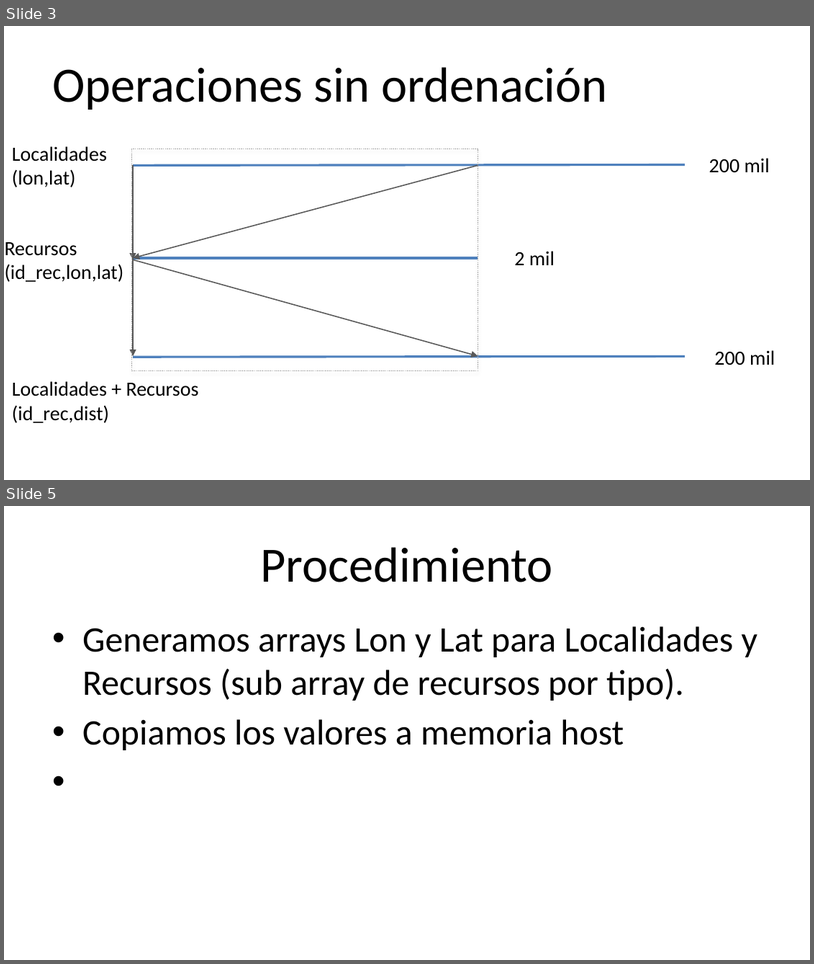
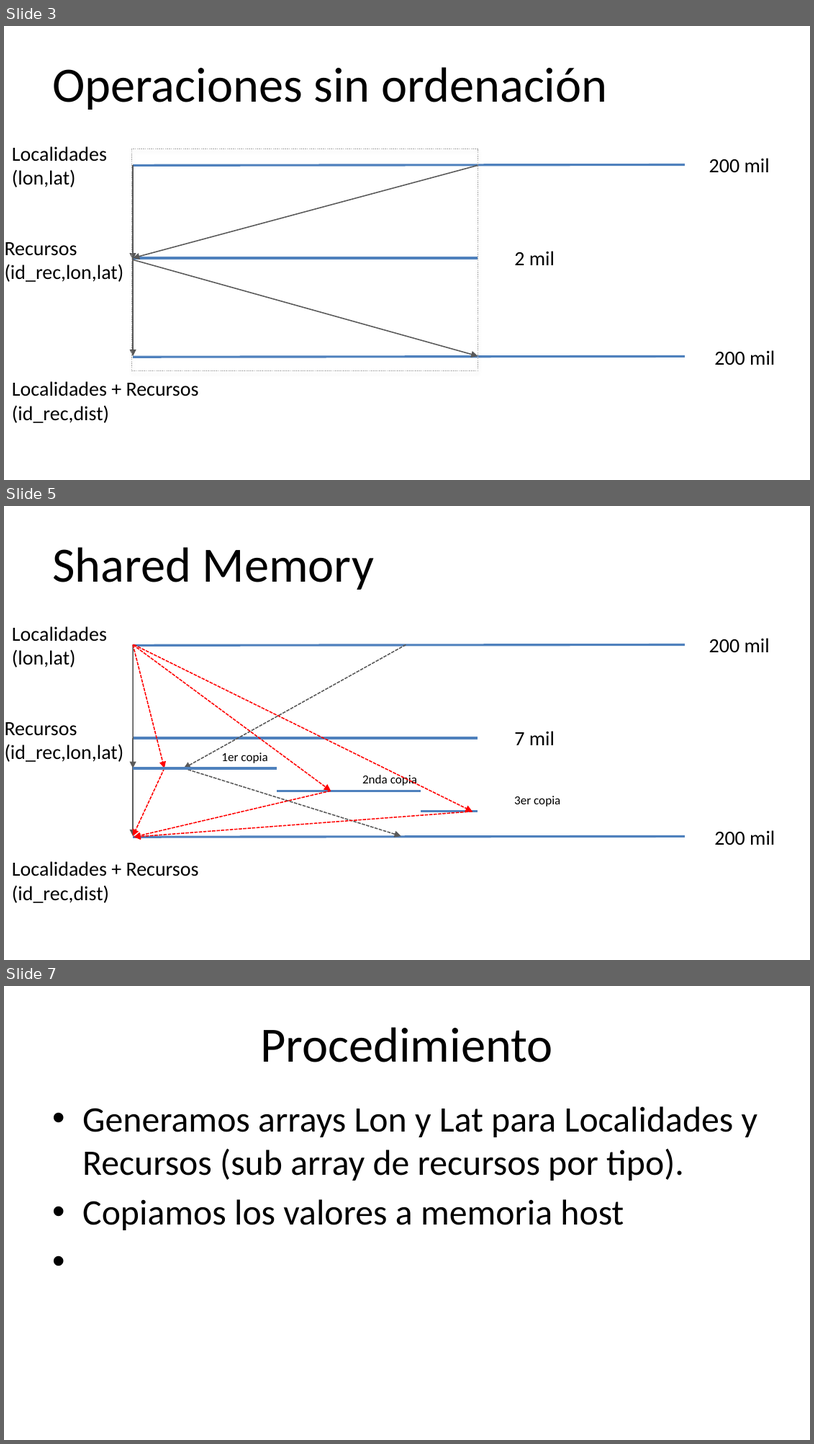
Before and after one commit to alffore/CAC3, a slide deck: docs/ModeloCUDA.pptx. Shown one above the other, each under a label of ours: slides 3 and 5 before the commit, slides 3, 5 and 7 after it; the slides between them are not shown. The pictures are 814x964 and 814x1444 pixels, drawn with LibreOffice and Linux fonts; fonts in the diff are those of the drawing. Boxes give left, top, right and bottom in pixels: in the first picture for what was removed or moved away, otherwise in the second. Text is boxed around its words. In the diff, an @@ line names an element or a change of style, - is before the commit and + after.

Commit message:
Continua depuración: problema de registros
Se agrego un primer esqueleto para empleo de share memory

```diff
--- a/docs/ModeloCUDA.pptx
+++ b/docs/ModeloCUDA.pptx
@@ slide 5 added at bbox=[4, 506, 810, 960], background #FFFFFF @@
@@ title added at bbox=[52, 547, 374, 590], 44 pt, text #000000 @@
+Shared Memory
@@ text added at bbox=[12, 626, 107, 667], 18 pt, text #000000 @@
+Localidades
+(lon,lat)
@@ line added from (133, 646) to (685, 645), #4F81BD 2 pt @@
@@ arrow added from (133, 645) to (133, 768), #595959 1 pt @@
@@ arrow added from (133, 645) to (165, 768), #FF0000 1 pt dashed @@
@@ arrow added from (133, 645) to (331, 790), #FF0000 1 pt dashed @@
@@ arrow added from (134, 645) to (473, 811), #FF0000 1 pt dashed @@
@@ arrow added from (406, 645) to (184, 768), #595959 1 pt dashed @@
@@ text added at bbox=[710, 638, 770, 652], 18 pt, text #000000 @@
+200 mil
@@ text added at bbox=[5, 722, 124, 762], 18 pt, text #000000 @@
+Recursos
+(id_rec,lon,lat)
@@ line added from (133, 739) to (478, 739), #4F81BD 2 pt @@
@@ arrow added from (133, 739) to (133, 836), #595959 1 pt @@
@@ text added at bbox=[514, 731, 555, 745], 18 pt, text #000000 @@
+7 mil
@@ text added at bbox=[221, 752, 268, 763], 11 pt, text #000000 @@
+1er copia
@@ arrow added from (165, 768) to (133, 836), #FF0000 1 pt dashed @@
@@ line added from (133, 768) to (277, 768), #4F81BD 2 pt @@
@@ arrow added from (184, 768) to (401, 836), #595959 1 pt dashed @@
@@ text added at bbox=[363, 774, 417, 785], 11 pt, text #000000 @@
+2nda copia
@@ arrow added from (331, 790) to (134, 836), #FF0000 1 pt dashed @@
@@ line added from (277, 790) to (421, 790), #4F81BD 2 pt @@
@@ text added at bbox=[514, 795, 561, 806], 11 pt, text #000000 @@
+3er copia
@@ arrow added from (473, 811) to (134, 836), #FF0000 1 pt dashed @@
@@ line added from (421, 811) to (478, 811), #4F81BD 2 pt @@
@@ line added from (133, 836) to (685, 836), #4F81BD 2 pt @@
@@ text added at bbox=[715, 830, 775, 845], 18 pt, text #000000 @@
+200 mil
@@ text added at bbox=[12, 861, 199, 903], 18 pt, text #000000 @@
+Localidades + Recursos
+(id_rec,dist)
@@ what was slide 5 is now slide 7 @@
```
Also in this commit, not shown: 1 slide changed, 1 other slide added, 4 other files.
